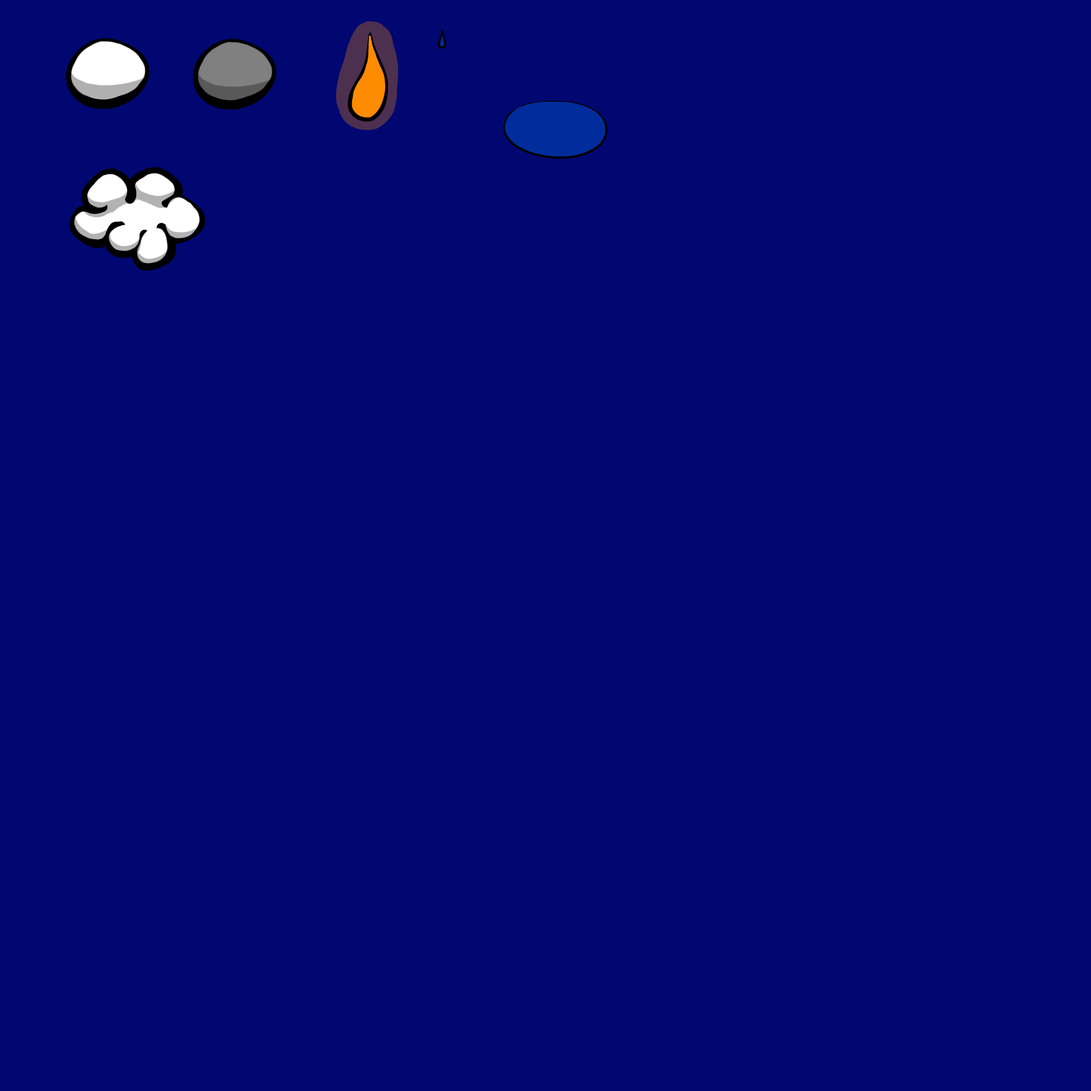
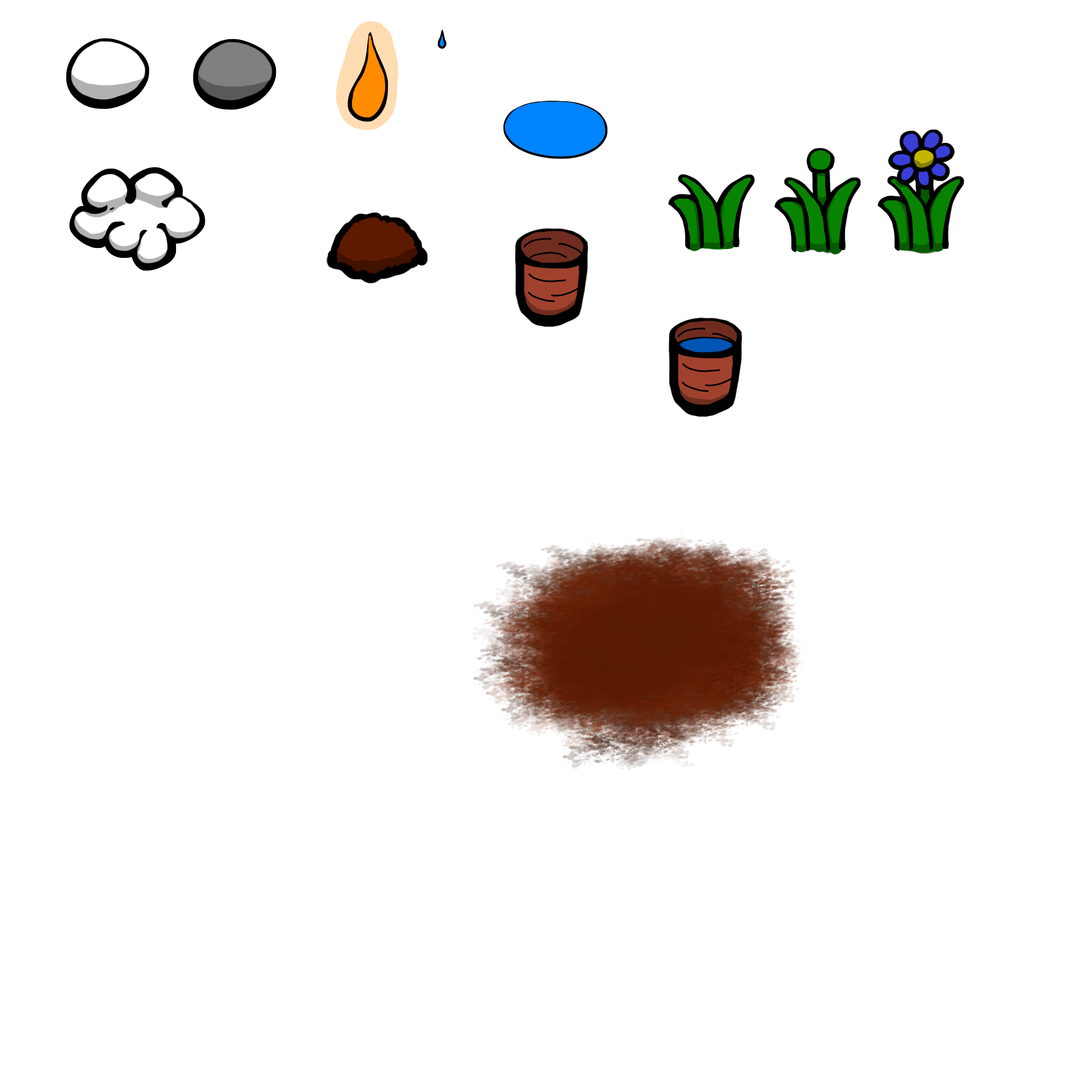
The second 1091 x 1091 image is a revision of the first. Changes to its layers:
added layer "Calque 21(collé)" above "Calque 1 Fusionnés" over [left=93, top=186, right=769, bottom=443]
painted on "Calque 1 Fusionnés" over [left=46, top=0, right=1072, bottom=466]
painted on "Calque 8" over [left=69, top=0, right=978, bottom=420]
removed layer "Calque 2 Fusionnés" over [left=46, top=0, right=559, bottom=303]
added layer "colors" above "Background" over [left=46, top=0, right=1002, bottom=792]
hid "Background" over [left=0, top=0, right=1091, bottom=1091]
